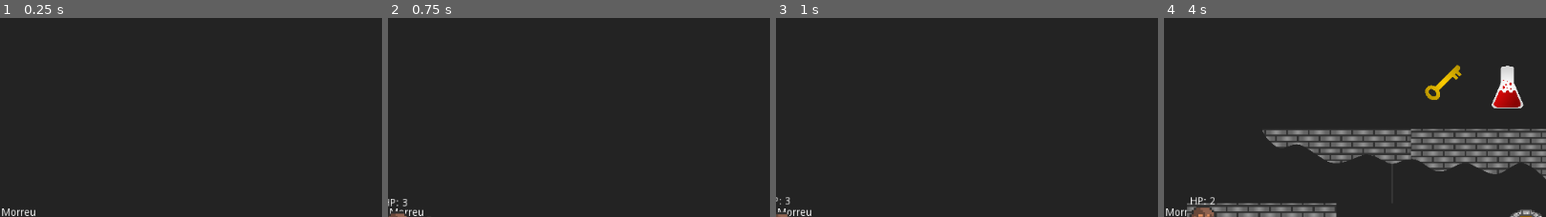
Above: before the commit, frames 1-4 (left to right).
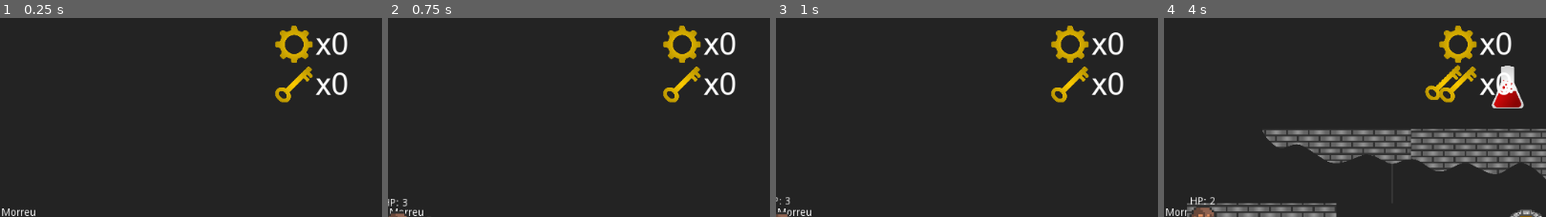
Above: after the commit, the same moments.

Repository: RodrigoSonego/the-beasts-call
Game: Godot game, scene res://scenes/levels/GameManager.tscn
Same seed, same stepped clock (60 frames per second), same inputs: the game is played once before the commit and once after it.
Inputs (mouse positions are % of the whole screen's width and height, from its top left):
- Up to frame 1 (0.25 s): no input
- Up to frame 2 (0.75 s): tap R (reset_level) at 0.5 s; move the mouse to (72, 50) at 0.52 s; hold Right (move_right) from 0.53 s (still down); tap Z (attack) at 0.6 s
- Up to frame 3 (1 s): keep holding Right (move_right); tap Up (jump) at 0.77 s
- Up to frame 4 (4 s): tap R (reset_level) every 0.75 s from 1.25 to 3.5 s; move the mouse to (30, 62) at 1.27 s; tap Down (interact_with_door) at 1.35, 2.85 s; tap Up (jump) at 1.52, 3.02, 3.77 s; move the mouse to (60, 31) at 2.02 s; release Right (move_right) at 2.03 s; hold Left (move_left) 2.03-2.78 s; tap Z (attack) at 2.1, 3.6 s; move the mouse to (45, 78) at 2.77 s; hold Right (move_right) from 2.78 s (still down); move the mouse to (80, 73) at 3.52 s
The pictures show only the part of the screen within x 50-100%, y 2-52%; the shares and areas given below are measured in that part.

The runs differ from the first frame. In frame 1, 2.2% of the frame differs, in the area x 72-91%, y 3-43%; in frame 2, 2.2%; in frame 3, 2.2%; in frame 4, 2.3%, in the area x 68-95%, y 3-46%.

Commit message:
feature: gear and key counter

Diff:
--- a/project.godot
+++ b/project.godot
@@ -43,6 +43,11 @@
 "class": "Player",
 "language": "GDScript",
 "path": "res://scripts/actors/Player.gd"
+}, {
+"base": "HBoxContainer",
+"class": "ScoreCounter",
+"language": "GDScript",
+"path": "res://scripts/ui/ScoreCounter.gd"
 } ]
 _global_script_class_icons={
 "Actor": "",
@@ -51,7 +56,8 @@
 "GameUIController": "",
 "HeartsController": "",
 "Level": "",
-"Player": ""
+"Player": "",
+"ScoreCounter": ""
 }
 
 [application]
@@ -63,6 +69,7 @@
 [global]
 
 layer=false
+font=false
 
 [input]
 
--- a/scenes/actors/Player.tscn
+++ b/scenes/actors/Player.tscn
@@ -300,7 +300,7 @@
 texture = ExtResource( 1 )
 hframes = 13
 vframes = 16
-frame = 5
+frame = 4
 
 [node name="AttackHitbox" type="Area2D" parent="SpritePivot/Sprite"]
 position = Vector2( 9.33333, 5.33334 )
--- a/scenes/levels/GameManager.tscn
+++ b/scenes/levels/GameManager.tscn
@@ -58,6 +58,7 @@
 }
 
 [node name="AnimationPlayer" type="AnimationPlayer" parent="FadeOverlayLayer"]
+method_call_mode = 1
 anims/fade_in = SubResource( 1 )
 anims/fade_out = SubResource( 2 )
 
--- a/scenes/ui/GameUI.tscn
+++ b/scenes/ui/GameUI.tscn
@@ -1,9 +1,17 @@
-[gd_scene load_steps=5 format=2]
+[gd_scene load_steps=10 format=2]
 
 [ext_resource path="res://sprites/ui/full-heart.png" type="Texture" id=1]
 [ext_resource path="res://scripts/ui/HeartsController.gd" type="Script" id=2]
 [ext_resource path="res://sprites/ui/empty-heart.png" type="Texture" id=3]
 [ext_resource path="res://scripts/ui/GameUIController.gd" type="Script" id=4]
+[ext_resource path="res://scripts/ui/ScoreCounter.gd" type="Script" id=5]
+[ext_resource path="res://sprites/items/gear.png" type="Texture" id=6]
+[ext_resource path="res://sprites/items/key.png" type="Texture" id=7]
+[ext_resource path="res://ARIAL.TTF" type="DynamicFontData" id=8]
+
+[sub_resource type="DynamicFont" id=1]
+size = 42
+font_data = ExtResource( 8 )
 
 [node name="GameUI" type="Control"]
 anchor_right = 1.0
@@ -68,3 +76,67 @@
 __meta__ = {
 "_edit_use_anchors_": false
 }
+
+[node name="VBoxContainer" type="VBoxContainer" parent="CanvasLayer"]
+anchor_left = 1.0
+anchor_right = 1.0
+margin_left = -143.0
+margin_top = 22.0
+margin_right = -14.0
+margin_bottom = 136.0
+__meta__ = {
+"_edit_use_anchors_": false
+}
+
+[node name="GearContainer" type="HBoxContainer" parent="CanvasLayer/VBoxContainer"]
+margin_right = 129.0
+margin_bottom = 50.0
+script = ExtResource( 5 )
+
+[node name="TextureRect" type="TextureRect" parent="CanvasLayer/VBoxContainer/GearContainer"]
+margin_right = 50.0
+margin_bottom = 50.0
+rect_min_size = Vector2( 50, 50 )
+texture = ExtResource( 6 )
+expand = true
+stretch_mode = 6
+__meta__ = {
+"_edit_use_anchors_": false
+}
+
+[node name="ScoreLabel" type="RichTextLabel" parent="CanvasLayer/VBoxContainer/GearContainer"]
+margin_left = 54.0
+margin_right = 104.0
+margin_bottom = 50.0
+rect_min_size = Vector2( 50, 50 )
+size_flags_horizontal = 4
+size_flags_vertical = 4
+custom_fonts/normal_font = SubResource( 1 )
+text = "x0"
+
+[node name="KeyContainer" type="HBoxContainer" parent="CanvasLayer/VBoxContainer"]
+margin_top = 54.0
+margin_right = 129.0
+margin_bottom = 104.0
+script = ExtResource( 5 )
+
+[node name="TextureRect" type="TextureRect" parent="CanvasLayer/VBoxContainer/KeyContainer"]
+margin_right = 50.0
+margin_bottom = 50.0
+rect_min_size = Vector2( 50, 50 )
+texture = ExtResource( 7 )
+expand = true
+stretch_mode = 6
+__meta__ = {
+"_edit_use_anchors_": false
+}
+
+[node name="ScoreLabel" type="RichTextLabel" parent="CanvasLayer/VBoxContainer/KeyContainer"]
+margin_left = 54.0
+margin_right = 104.0
+margin_bottom = 50.0
+rect_min_size = Vector2( 50, 50 )
+size_flags_horizontal = 4
+size_flags_vertical = 4
+custom_fonts/normal_font = SubResource( 1 )
+text = "x0"
--- a/scripts/actors/Player.gd
+++ b/scripts/actors/Player.gd
@@ -122,6 +122,7 @@
 
 func grab_key():
 	has_key = true
+	emit_signal("on_collect_key")
 
 func consume_key():
 	has_key = false
--- a/scripts/game_management/GameManager.gd
+++ b/scripts/game_management/GameManager.gd
@@ -2,7 +2,6 @@
 class_name GameManager
 
 export (String) var levelsFolderPath
-
 var next_level: Level
 
 onready var current_level := $DemoLevel
@@ -13,6 +12,8 @@
 
 var is_player_dead:= false
 
+var gear_count := 0
+
 func _ready():
 	current_level.connect("level_changed", self, "handle_level_changed")
 	game_ui = $GameUI
@@ -20,6 +21,8 @@
 	player.connect("on_damage_taken", self, "_on_player_damage")
 	player.connect("on_heal", self, "_on_player_heal")
 	player.connect("on_die", self, "_on_player_died")
+	player.connect("on_collect_gear", self, "_on_collect_gear")
+	player.connect("on_collect_key", self, "_on_collect_key")
 
 	player.position = current_level.spawn_point.position;
 
@@ -38,9 +41,8 @@
 	next_level.z_index = -10
 	add_child(next_level)
 
+	game_ui.update_key_count(0)
 	fadeAnimation.play("fade_in")
-
-	current_level.connect("level_changed", self, "handle_level_changed")
 
 func _on_player_heal():
 	game_ui.on_player_heal()
@@ -52,11 +54,19 @@
 	$GameOverCanvas.layer = 10
 	is_player_dead = true
 
+func _on_collect_gear():
+	gear_count += 1
+	game_ui.update_gear_count(gear_count)
+
+func _on_collect_key():
+	game_ui.update_key_count(1)
+
 func _on_Fade_animation_finished(anim_name):
 	if anim_name == "fade_in":
 		current_level.queue_free()
 		current_level = next_level
 		current_level.z_index = 1
 		next_level = null
+		current_level.connect("level_changed", self, "handle_level_changed")
+		fadeAnimation.play("fade_out")
 		player.position = current_level.spawn_point.position;
-		fadeAnimation.play("fade_out")
--- a/scripts/ui/GameUIController.gd
+++ b/scripts/ui/GameUIController.gd
@@ -2,12 +2,22 @@
 class_name GameUIController
 
 var hearts_controller: HeartsController
+var gear_counter: ScoreCounter
+var key_counter: ScoreCounter
 
 func _ready():
 	hearts_controller = $CanvasLayer/HeartsContainer
+	gear_counter = $CanvasLayer/VBoxContainer/GearContainer
+	key_counter = $CanvasLayer/VBoxContainer/KeyContainer
 
 func on_player_damage():
 	hearts_controller.decrease_heart()
 
 func on_player_heal():
 	hearts_controller.increase_heart()
+
+func update_gear_count(count: int):
+	gear_counter.update_count(count)
+
+func update_key_count(count: int):
+	key_counter.update_count(count)
--- /dev/null
+++ b/scripts/ui/ScoreCounter.gd
@@ -0,0 +1,7 @@
+extends HBoxContainer
+class_name ScoreCounter
+
+onready var score_label := $ScoreLabel
+
+func update_count(score: int) -> void:
+	score_label.text = "x" + str(score)
Binary file added: ARIAL.TTF
Binary file added: sprites/items/gear.png
Not shown, added: sprites/items/gear.png.import
Binary file changed: sprites/items/key.png
Binary file changed: sprites/items/potion.png
